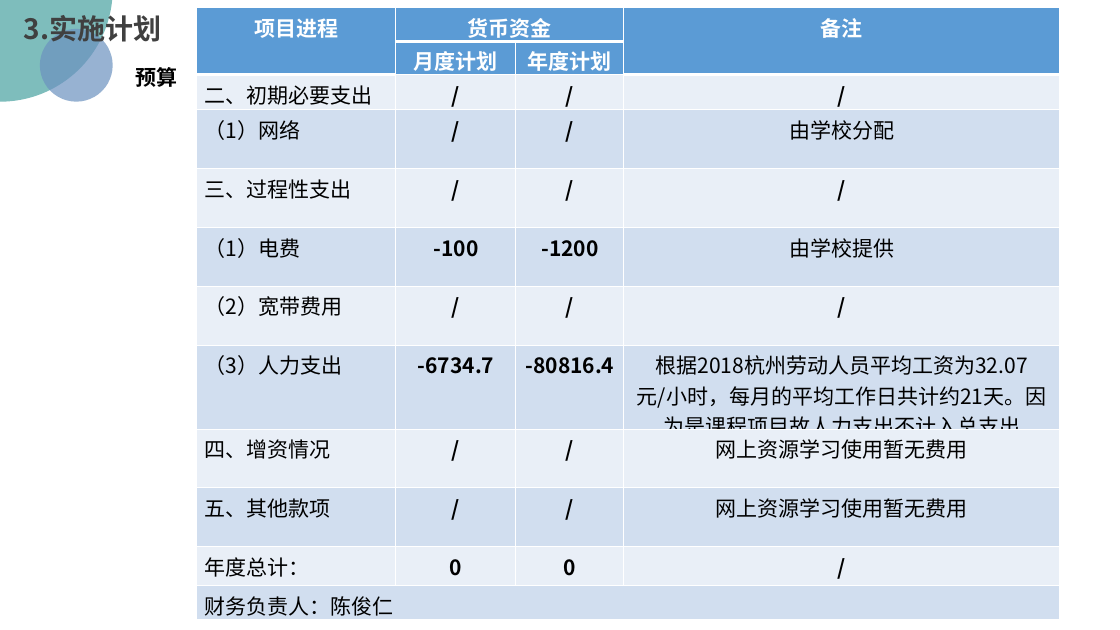
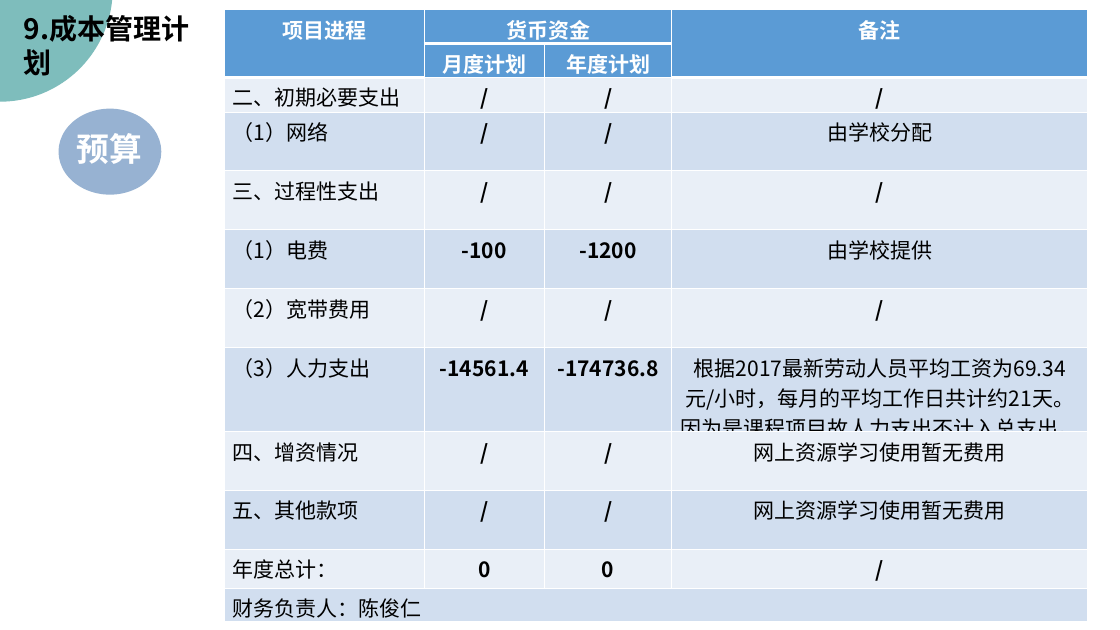
Before and after one commit to PRD2018/PRD2018-G15, a slide deck: slide 60 of 受控文档/01-需求工程项目计划/[PRD-15]需求工程项目计划.pptx (slide 27 before the commit). Drawn at 1120x630 pixels with LibreOffice and Linux fonts; fonts in the diff are those of the drawing; background and template pictures are left out. Boxes give left, top, right and bottom in pixels: in the first picture for what was removed or moved away, otherwise in the second. Text is boxed around its words. In the diff, an @@ line names an element or a change of style, - is before the commit and + after.

Commit message:
2018-11-2
更新 需求工程项目计划PPT

```diff
--- a/受控文档/01-需求工程项目计划/[PRD-15]需求工程项目计划.pptx
+++ b/受控文档/01-需求工程项目计划/[PRD-15]需求工程项目计划.pptx
@@ text at [24, 11, 190, 76]: text changed; text colour #404040 to #000000 @@
-3.实施计划
+9.成本管理计划
@@ table at [224, 10, 1088, 626] @@
-row 8: （3）人力支出 | -6734.7 | -80816.4 | 根据2018杭州劳动人员平均工资为32.07元/小时，每月的平均工作日共计约21天。因为是课程项目故人力支出不计入总支出
+row 8: （3）人力支出 | -14561.4 | -174736.8 | 根据2017最新劳动人员平均工资为69.34元/小时，每月的平均工作日共计约21天。因为是课程项目故人力支出不计入总支出。
@@ table: place and size @@
-table at [197, 8, 1061, 620]
+table at [224, 10, 1088, 626]
@@ ellipse: place and size @@
-ellipse at [39, 29, 113, 102]
+ellipse at [59, 108, 161, 194]
@@ text "预算": place and size @@
-text "预算" at [135, 64, 177, 90]
+text "预算" at [76, 133, 141, 164]
@@ text "预算" at [76, 133, 141, 164]: size 18 to 28 pt, text colour #000000 to #FFFFFF @@
```
Also in this commit, not shown: 40 other slides changed, 5 slides added, 4 slides removed.
